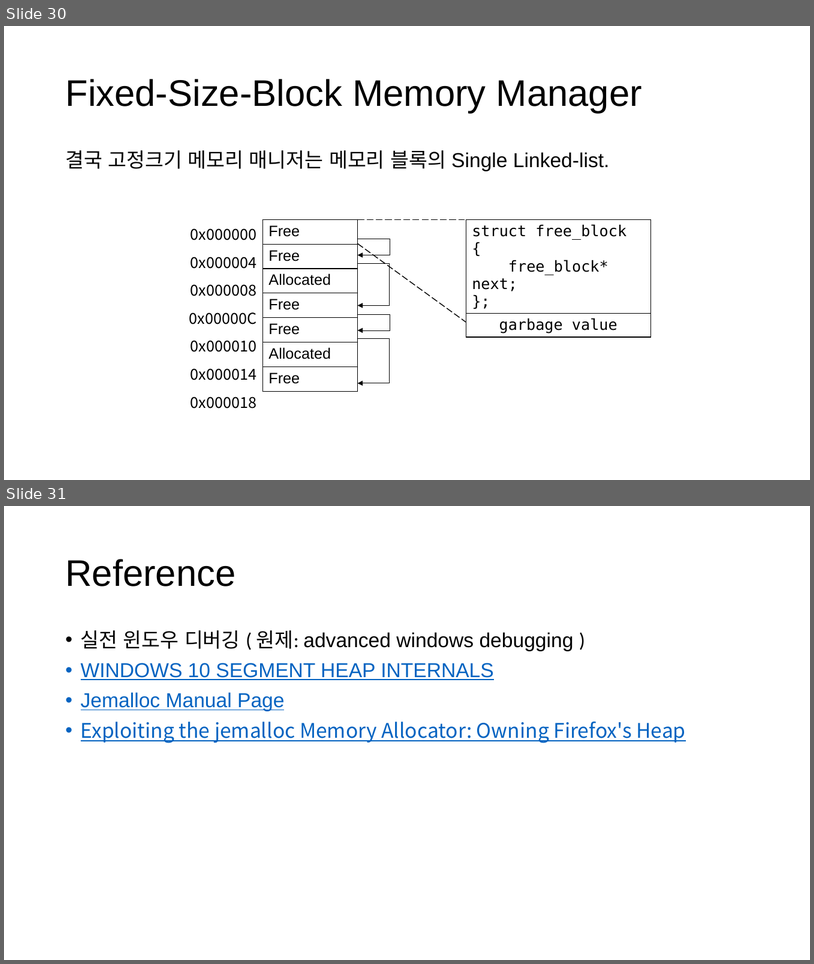
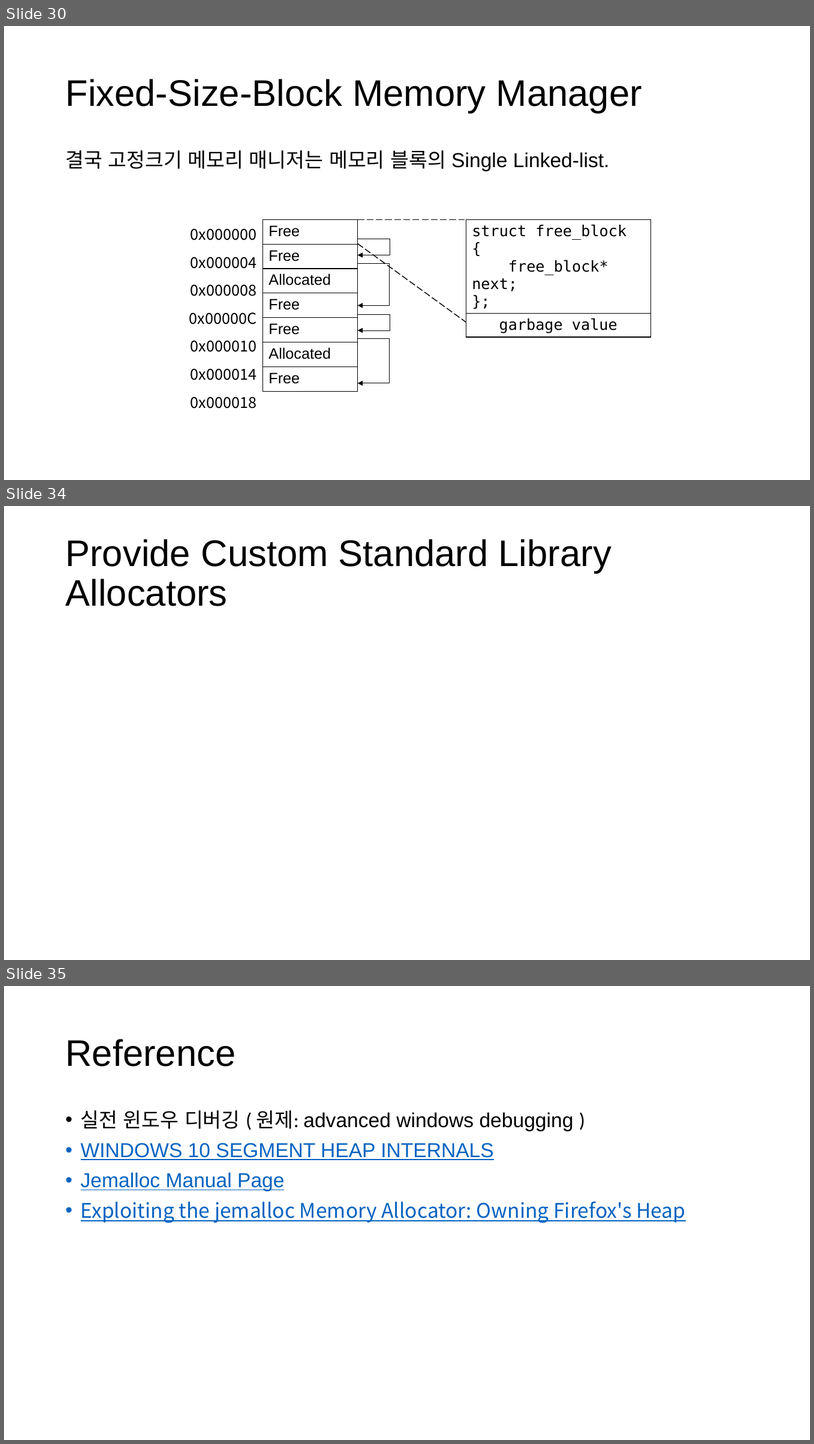
Before and after one commit to CppKorea/OptimizedCppStudy, a slide deck: 13th Study/Optimized C++ Study - Chapter 13, Optimize Memory Management.pptx. Shown one above the other, each under a label of ours: slides 30 and 31 before the commit, slides 30, 34 and 35 after it; the slides between them are not shown. The pictures are 814x964 and 814x1444 pixels, drawn with LibreOffice and Linux fonts; fonts in the diff are those of the drawing. Boxes give left, top, right and bottom in pixels: in the first picture for what was removed or moved away, otherwise in the second. Text is boxed around its words. In the diff, an @@ line names an element or a change of style, - is before the commit and + after.

```diff
--- a/13th Study/Optimized C++ Study - Chapter 13, Optimize Memory Management.pptx
+++ b/13th Study/Optimized C++ Study - Chapter 13, Optimize Memory Management.pptx
@@ slide 34 added at [4, 506, 810, 960], background #FFFFFF @@
@@ title added at [65, 539, 612, 606], 44 pt, text #000000 @@
+Provide Custom Standard Library Allocators
@@ what was slide 31 is now slide 35 @@
```
Also in this commit, not shown: 1 slide changed, 3 other slides added.
